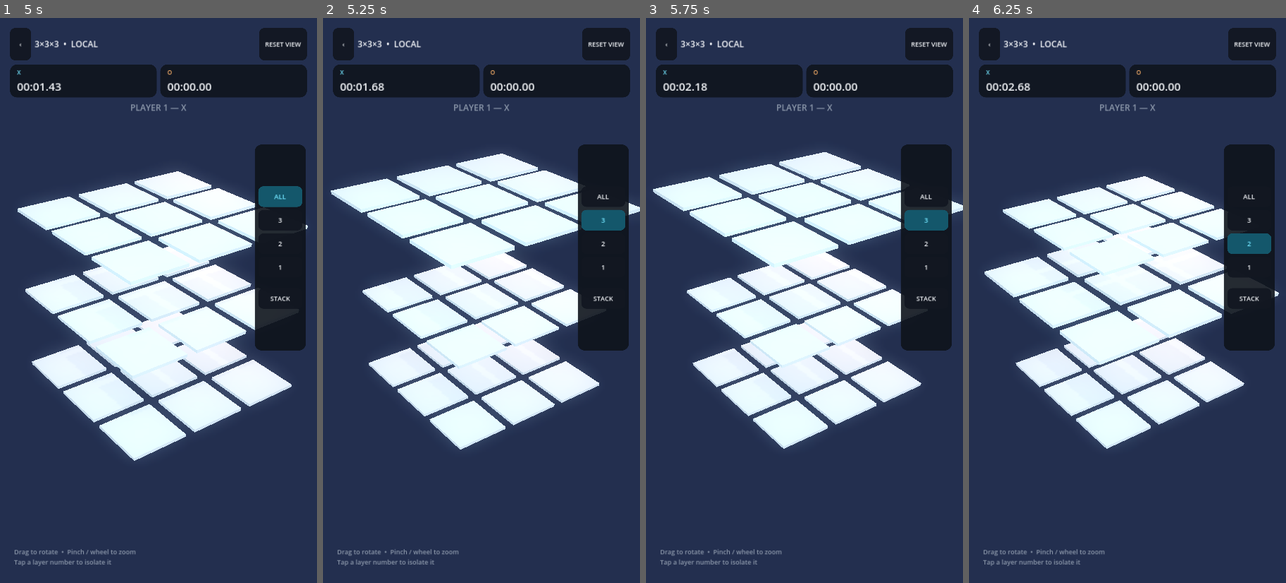
Above: before the commit, frames 1-4 (left to right).
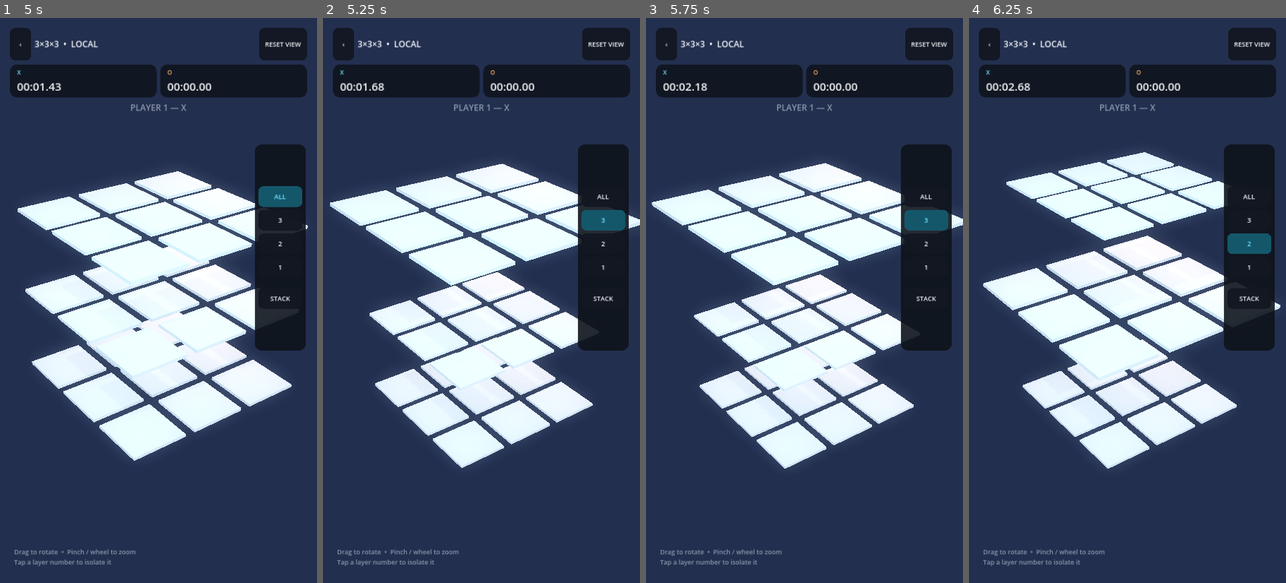
Above: after the commit, the same moments.

Repository: Creativebrook/tic3
Game: Godot game, scene res://scenes/main.tscn
Same seed, same stepped clock (60 frames per second), same inputs: the game is played once before the commit and once after it.
Inputs:
- Up to frame 1 (5 s): click "PLAYER vs COMPUTER" at 0.5 s; click "START GAME" at 1.25 s; click "‹" at 2 s; click "PLAYER vs PLAYER" at 2.75 s; click "START GAME" at 3.5 s; click "ALL" at 4.25 s
- Up to frame 2 (5.25 s): click "3" at 5 s
- Up to frame 3 (5.75 s): no input
- Up to frame 4 (6.25 s): click "2" at 5.75 s

Frame 1 is identical in both runs. In frame 2, 15% of the frame differs, in the area x 2-100%, y 24-80%; in frame 3, 16%; in frame 4, 17%, in the area x 4-99%, y 23-80%.

Commit message:
ui: phase A strengthen focused layer separation

Diff:
--- a/scripts/board_view.gd
+++ b/scripts/board_view.gd
@@ -248,11 +248,13 @@
 
 		if focused_layer >= 0:
 			if z == focused_layer:
-				target.y += 0.34
-				target_scale = Vector3.ONE * 1.06
+				target.y += 0.10
+				target_scale = Vector3.ONE * 1.08
 			else:
-				target_scale = Vector3.ONE * 0.88
-				visible_alpha = 0.22
+				var focus_direction := -1.0 if z < focused_layer else 1.0
+				target.y += focus_direction * 0.50
+				target_scale = Vector3.ONE * 0.84
+				visible_alpha = 0.20
 
 		_set_layer_alpha(layer_roots[z], visible_alpha)
 		_set_layer_interactive(layer_roots[z], interactive)
